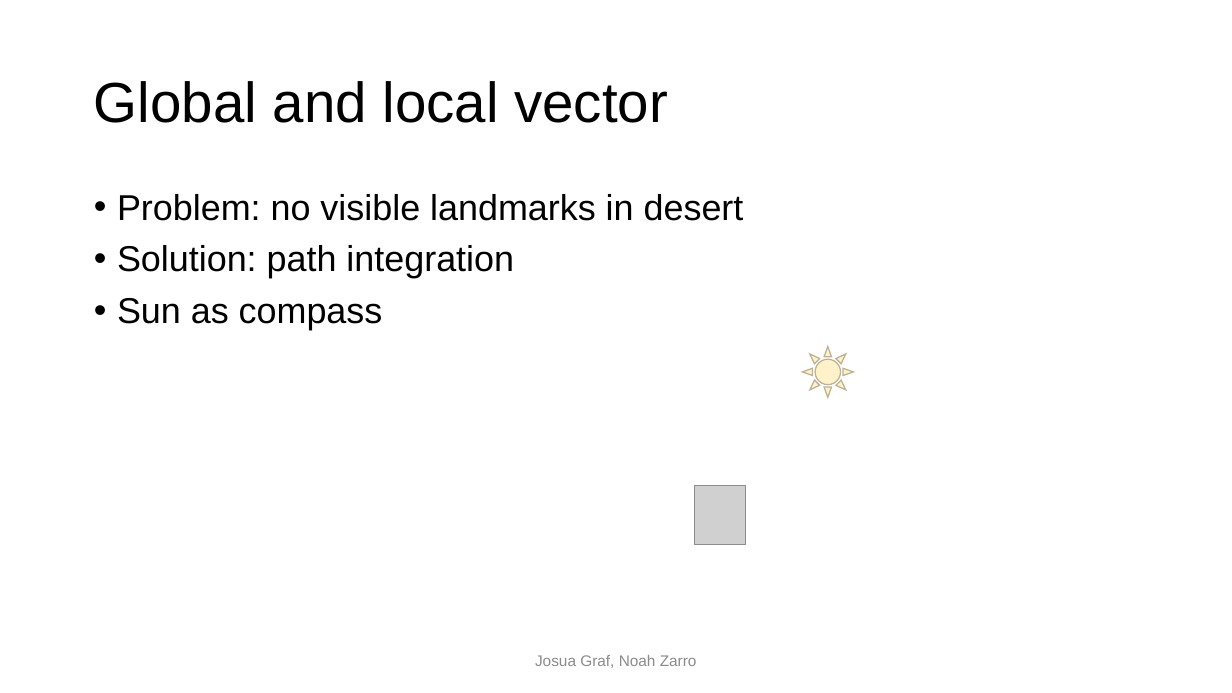
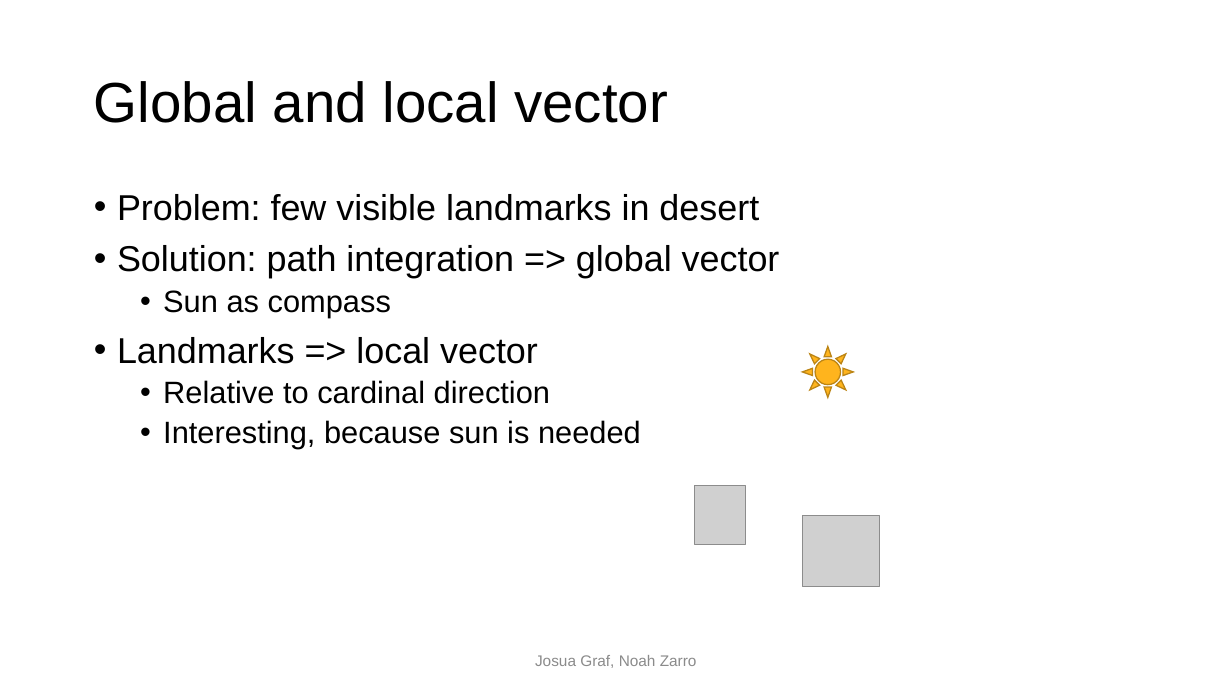
Before and after one commit to noahzarro/project_template, a slide deck: slide 3 of final_presentation/Back to home in desert.pptx. Drawn at 1232x693 pixels with LibreOffice and Linux fonts; fonts in the diff are those of the drawing; grey boxes stand for pictures; background and template pictures are left out. Boxes give left, top, right and bottom in pixels: in the first picture for what was removed or moved away, otherwise in the second. Text is boxed around its words. In the diff, an @@ line names an element or a change of style, - is before the commit and + after.

Commit message:
presentation in progress again

```diff
--- a/final_presentation/Back to home in desert.pptx
+++ b/final_presentation/Back to home in desert.pptx
@@ text at bbox=[117, 194, 780, 278]: text changed @@
-• Problem: no visible landmarks in desert
-• Solution: path integration
+• Problem: few visible landmarks in desert
+• Solution: path integration => global vector
@@ text at bbox=[163, 290, 391, 318]: size 28 to 24 pt in "Sun as compass"; list level 1 to 2 in "Sun as compass" @@
@@ text at bbox=[117, 337, 641, 449]: paragraphs added @@
+• Landmarks => local vector
+  • Relative to cardinal direction
+  • Interesting, because sun is needed
@@ sun at bbox=[802, 347, 853, 397]: fill #FFF2CB to #FFB41D; outline #BDB396 1 pt to #BD8515 1 pt @@
@@ picture added at bbox=[802, 515, 879, 587] @@
```
Also in this commit, not shown: 1 other slide changed.
